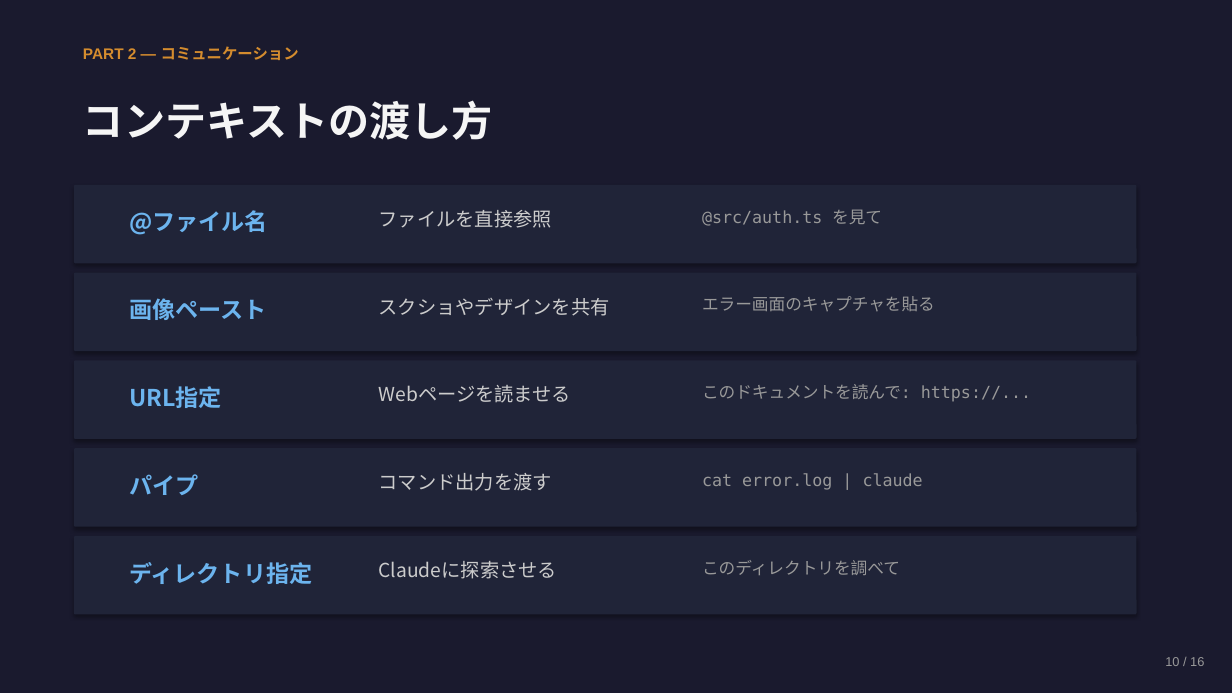
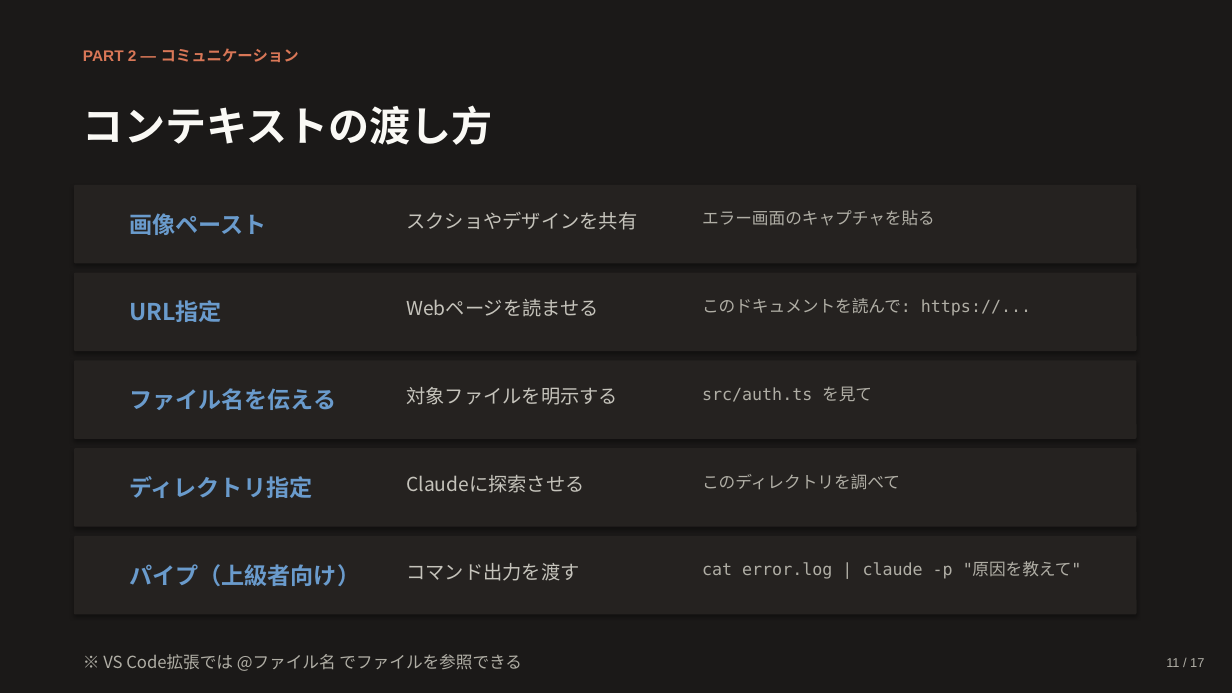
Before and after one commit to Ischca/zenn, a slide deck: slide 11 of slides/session1.pptx (slide 10 before the commit). Drawn at 1232x693 pixels with LibreOffice and Linux fonts; fonts in the diff are those of the drawing. Boxes give left, top, right and bottom in pixels: in the first picture for what was removed or moved away, otherwise in the second. Text is boxed around its words. In the diff, an @@ line names an element or a change of style, - is before the commit and + after.

```diff
--- a/slides/session1.pptx
+++ b/slides/session1.pptx
@@ background #1A1A2E to #1B1918 @@
@@ text "PART 2 — コミュニケーション" at [83, 48, 299, 62]: text colour #D48C2E to #D97757; line spacing 16.8pt to 18pt @@
@@ text "コンテキストの渡し方" at [83, 105, 493, 145]: text colour #F5F5F5 to #FAF9F5; line spacing 44.8pt to 48pt @@
@@ text colour #6CB4EE to #6A9BCC; line spacing 25.2pt to 27pt in 3 elements at [129, 300, 222, 322], [129, 476, 312, 498], [129, 213, 266, 235] @@
@@ text "画像ペースト": place and size @@
-text "画像ペースト" at [129, 298, 266, 320]
+text "画像ペースト" at [129, 213, 266, 235]
@@ text colour #CCCCCC to #C5C3BB; line spacing 21pt to 22.5pt in 4 elements at [406, 299, 598, 317], [406, 563, 579, 581], [406, 475, 584, 493], [406, 212, 637, 230] @@
@@ text "スクショやデザインを共有": place and size @@
-text "スクショやデザインを共有" at [379, 298, 610, 316]
+text "スクショやデザインを共有" at [406, 212, 637, 230]
@@ text "エラー画面のキャプチャを貼る": place and size @@
-text "エラー画面のキャプチャを貼る" at [702, 296, 935, 311]
+text "エラー画面のキャプチャを貼る" at [702, 210, 935, 225]
@@ text removed at [379, 210, 552, 228] @@
-ファイルを直接参照
@@ text "URL指定": place and size @@
-text "URL指定" at [129, 386, 222, 408]
+text "URL指定" at [129, 300, 222, 322]
@@ text "Webページを読ませる": place and size @@
-text "Webページを読ませる" at [379, 385, 571, 403]
+text "Webページを読ませる" at [406, 299, 598, 317]
@@ text "このドキュメントを読んで: https://...": place and size @@
-text "このドキュメントを読んで: https://..." at [702, 384, 1031, 402]
+text "このドキュメントを読んで: https://..." at [702, 298, 1031, 316]
@@ text at [129, 388, 336, 410]: text changed; text colour #6CB4EE to #6A9BCC @@
-@ファイル名
+ファイル名を伝える
@@ text added at [406, 387, 618, 405], 15 pt, text #C5C3BB @@
+対象ファイルを明示する
@@ text at [702, 386, 872, 402]: text changed; text colour #999999 to #B0AEA5 @@
-@src/auth.ts を見て
+src/auth.ts を見て
@@ text "ディレクトリ指定": place and size @@
-text "ディレクトリ指定" at [129, 562, 312, 584]
+text "ディレクトリ指定" at [129, 476, 312, 498]
@@ text "Claudeに探索させる": place and size @@
-text "Claudeに探索させる" at [379, 561, 557, 579]
+text "Claudeに探索させる" at [406, 475, 584, 493]
@@ text colour #999999 to #B0AEA5; line spacing 18.2pt to 19.5pt in 3 elements at [702, 298, 1031, 316], [702, 210, 935, 225], [702, 474, 900, 490] @@
@@ text "このディレクトリを調べて": place and size @@
-text "このディレクトリを調べて" at [702, 560, 900, 575]
+text "このディレクトリを調べて" at [702, 474, 900, 490]
@@ fill #202438 to #252220 in 5 elements at [74, 185, 1137, 263], [74, 273, 1137, 351], [74, 360, 1137, 439], [74, 448, 1137, 527], [74, 536, 1137, 615] @@
@@ text at [129, 564, 360, 586]: text changed; text colour #6CB4EE to #6A9BCC @@
-パイプ
+パイプ（上級者向け）
@@ text "コマンド出力を渡す": place and size @@
-text "コマンド出力を渡す" at [379, 473, 552, 491]
+text "コマンド出力を渡す" at [406, 563, 579, 581]
@@ text at [702, 561, 1082, 579]: text changed; text colour #999999 to #B0AEA5 @@
-cat error.log | claude
+cat error.log | claude -p "原因を教えて"
@@ text added at [103, 654, 522, 671], 13 pt, text #B0AEA5 @@
+※ VS Code拡張では @ファイル名 でファイルを参照できる
@@ text at [1166, 658, 1204, 667]: text changed; text colour #999999 to #B0AEA5 @@
-10 / 16
+11 / 17
```
Also in this commit, not shown: 15 other slides changed, 1 slide added, 1 other file.
